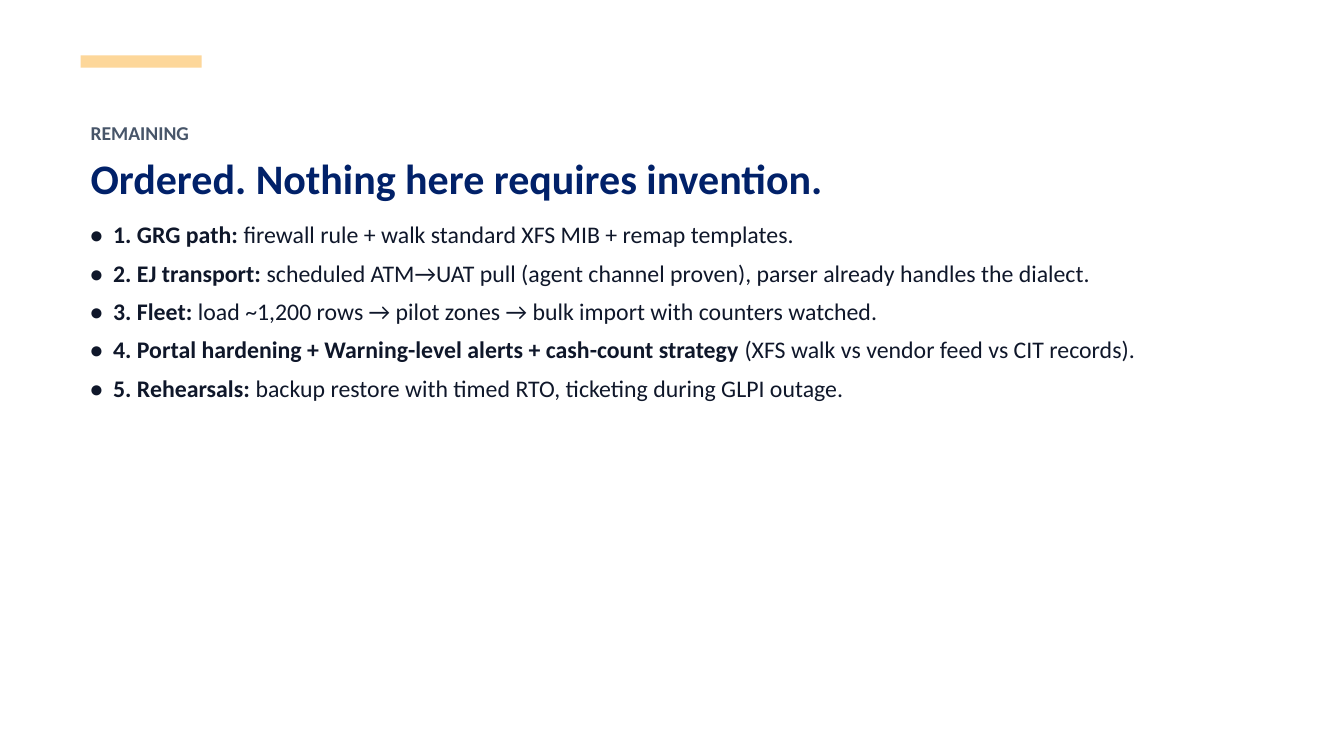
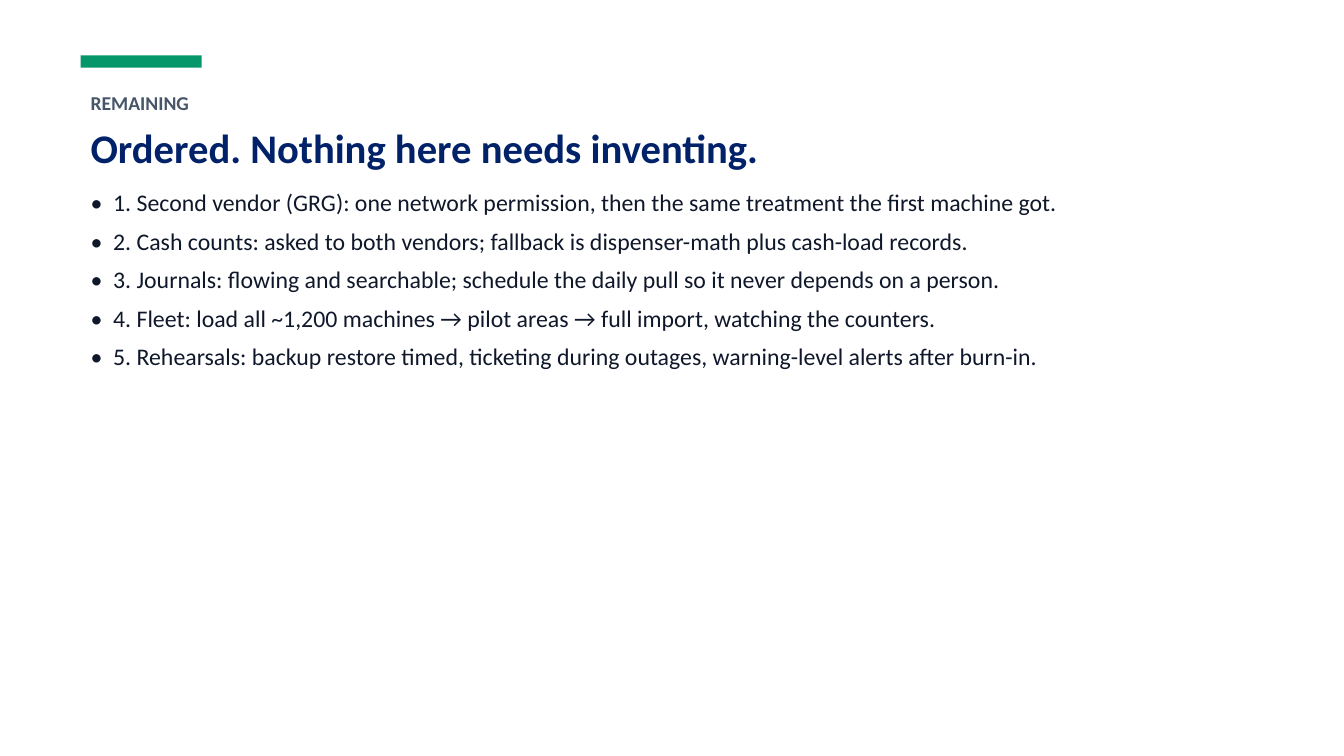
Before and after one commit to teddyhabtamu/Dashen-Bank-ATM-monitoring-system, a slide deck: slide 8 of docs/ATM_Monitoring_Status_2026-10-13.pptx (slide 7 before the commit). Drawn at 1344x756 pixels with LibreOffice and Linux fonts; fonts in the diff are those of the drawing. Boxes give left, top, right and bottom in pixels: in the first picture for what was removed or moved away, otherwise in the second. Text is boxed around its words. In the diff, an @@ line names an element or a change of style, - is before the commit and + after.

Commit message:
Status deck v2: plain language + WMI-vs-BRD + full DeviceStatus legend

```diff
--- a/docs/ATM_Monitoring_Status_2026-10-13.pptx
+++ b/docs/ATM_Monitoring_Status_2026-10-13.pptx
@@ rectangle at [81,55,202,68]: fill #FDD79A to #059669 @@
@@ text at [91,134,1057,369]: text changed @@
-Ordered. Nothing here requires invention.
-• 1. GRG path: firewall rule + walk standard XFS MIB + remap templates.
-• 2. EJ transport: scheduled ATM→UAT pull (agent channel proven), parser already handles the dialect.
-• 3. Fleet: load ~1,200 rows → pilot zones → bulk import with counters watched.
-• 4. Portal hardening + Warning-level alerts + cash-count strategy (XFS walk vs vendor feed vs CIT records).
-• 5. Rehearsals: backup restore with timed RTO, ticketing during GLPI outage.
+Ordered. Nothing here needs inventing.
+• 1. Second vendor (GRG): one network permission, then the same treatment the first machine got.
+• 2. Cash counts: asked to both vendors; fallback is dispenser-math plus cash-load records.
+• 3. Journals: flowing and searchable; schedule the daily pull so it never depends on a person.
+• 4. Fleet: load all ~1,200 machines → pilot areas → full import, watching the counters.
+• 5. Rehearsals: backup restore timed, ticketing during outages, warning-level alerts after burn-in.
```
Also in this commit, not shown: 7 other slides changed, 4 slides added, 4 slides removed.
